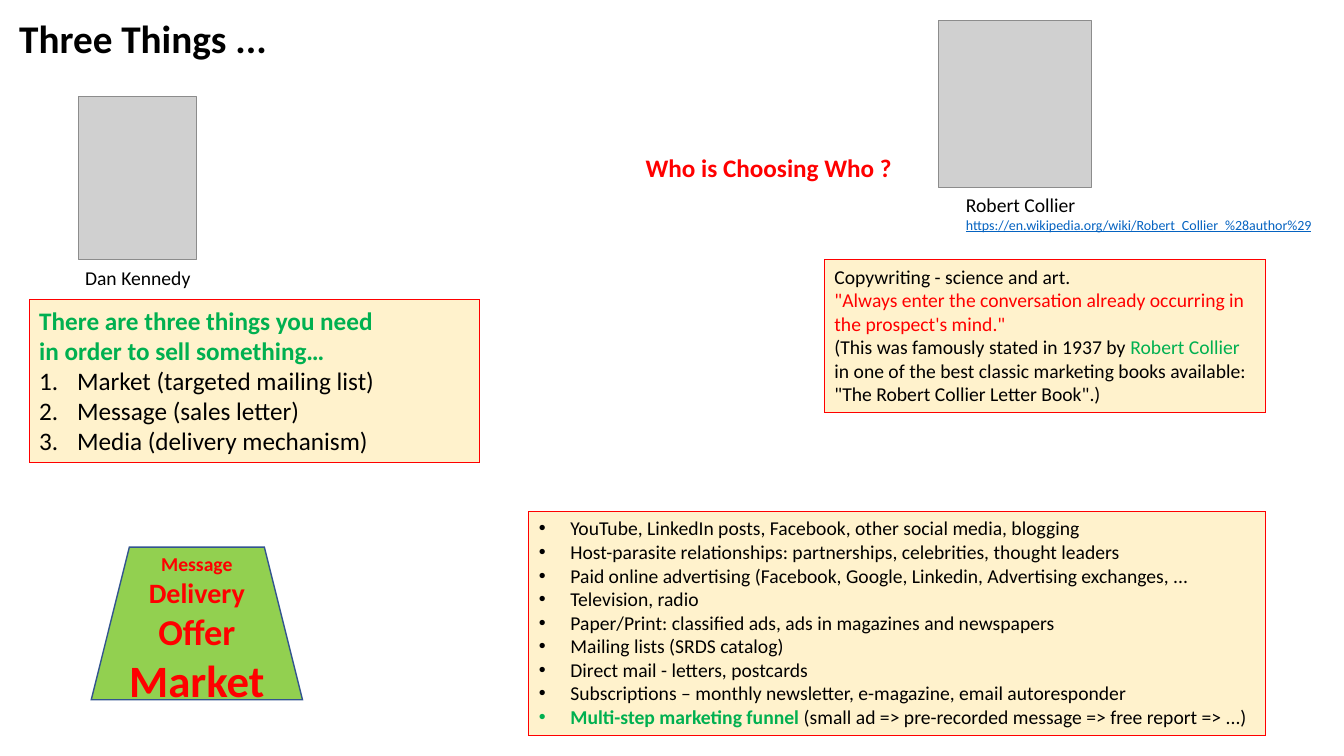
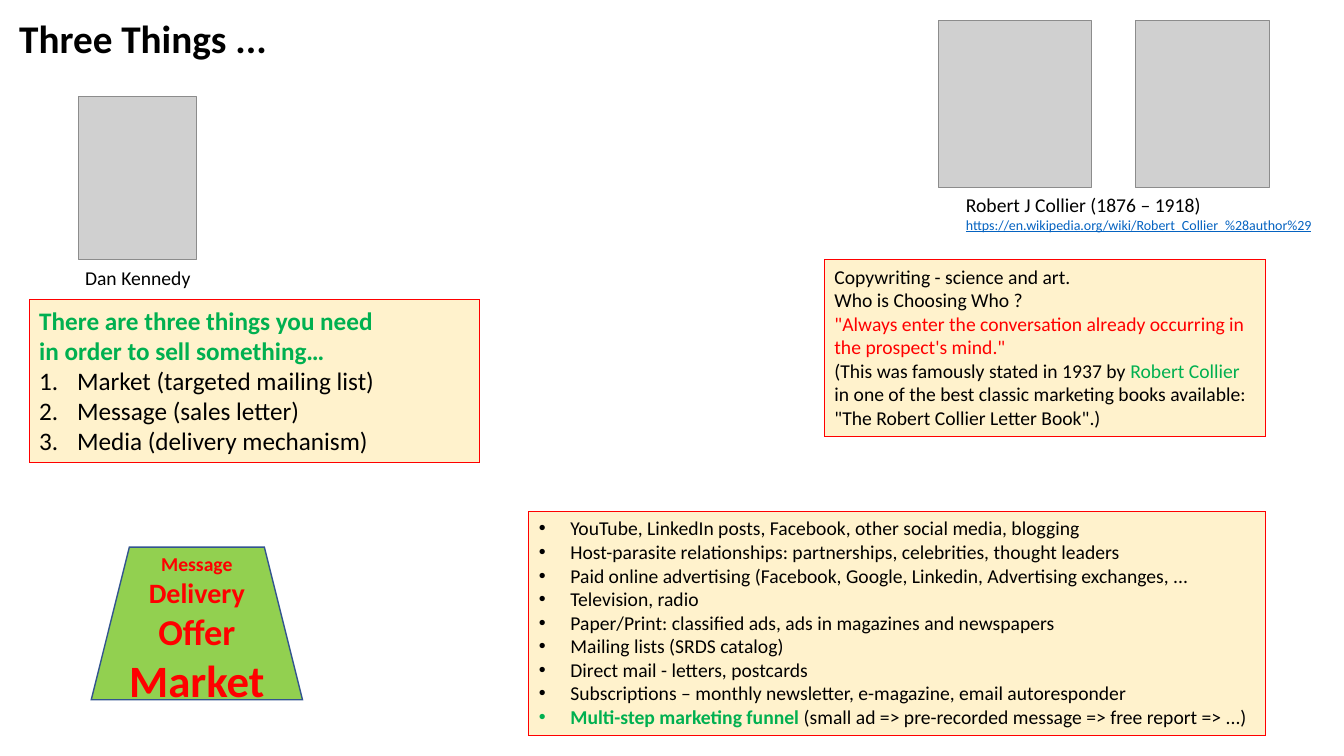
Before and after one commit to lselector/marketing, a slide deck: slide 5 of Marketing.pptx. Drawn at 1344x756 pixels with LibreOffice and Linux fonts; fonts in the diff are those of the drawing; grey boxes stand for pictures. Boxes give left, top, right and bottom in pixels: in the first picture for what was removed or moved away, otherwise in the second. Text is boxed around its words. In the diff, an @@ line names an element or a change of style, - is before the commit and + after.

```diff
--- a/Marketing.pptx
+++ b/Marketing.pptx
@@ picture added at box(1136, 20, 1270, 188) @@
@@ text removed at box(646, 159, 874, 182) @@
-Who is Choosing Who ?
@@ text at box(966, 198, 1201, 215): text changed @@
-Robert Collier
+Robert J Collier (1876 – 1918)
@@ rectangle "Copywriting - science and art.": place and size @@
-rectangle "Copywriting - science and art." at box(825, 260, 1265, 412)
+rectangle "Copywriting - science and art." at box(825, 260, 1265, 437)
@@ text in rectangle at box(834, 293, 1009, 311): paragraph added @@
+Who is Choosing Who ?
```
Also in this commit, not shown: 2 other slides changed, 2 slides added.
